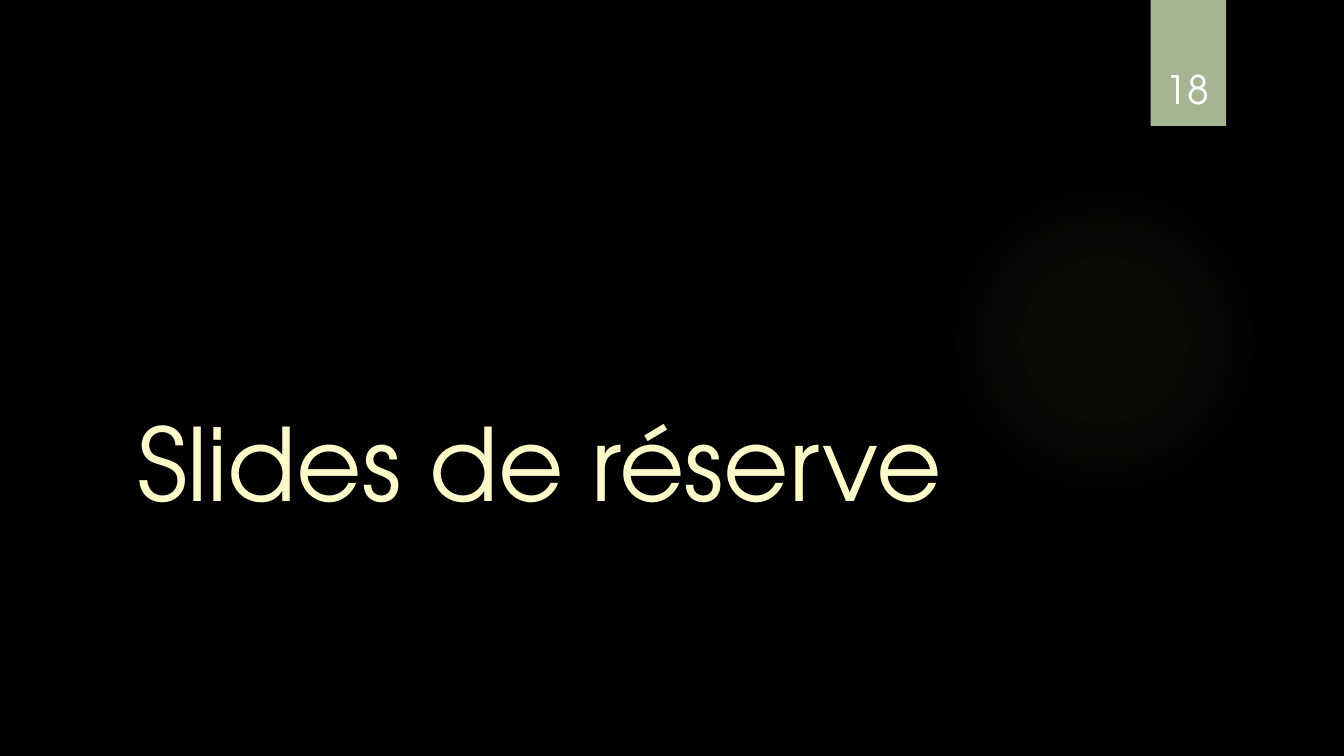
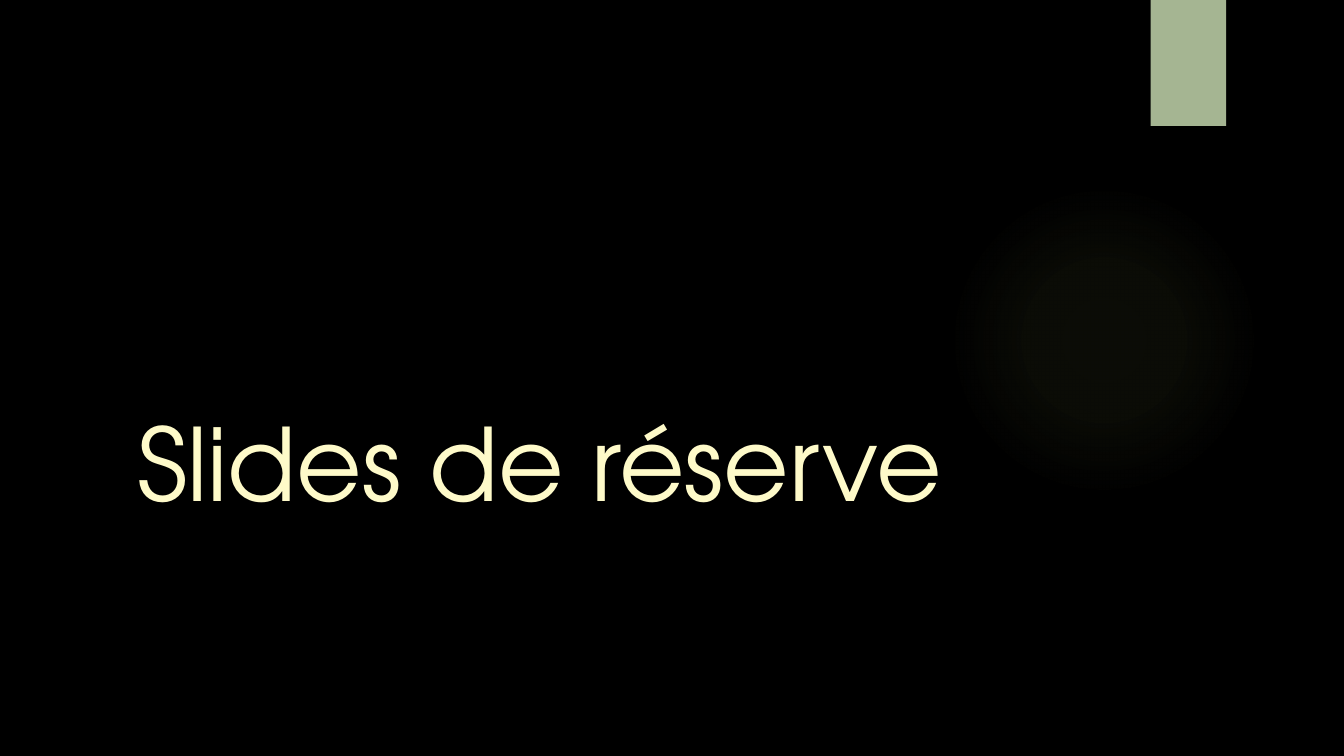
Before and after one commit to damienmayor/TPI, a slide deck: slide 17 of Présentation/Présentation TPI DMA.pptx (slide 18 before the commit). Drawn at 1344x756 pixels with LibreOffice and Linux fonts; fonts in the diff are those of the drawing; background and template pictures are left out. Boxes give left, top, right and bottom in pixels: in the first picture for what was removed or moved away, otherwise in the second. Text is boxed around its words. In the diff, an @@ line names an element or a change of style, - is before the commit and + after.

```diff
--- a/Présentation/Présentation TPI DMA.pptx
+++ b/Présentation/Présentation TPI DMA.pptx
@@ page number removed at (1166, 74, 1209, 105) @@
-18
```
Also in this commit, not shown: 11 other slides changed, 4 slides added, 4 slides removed, 1 other file.
